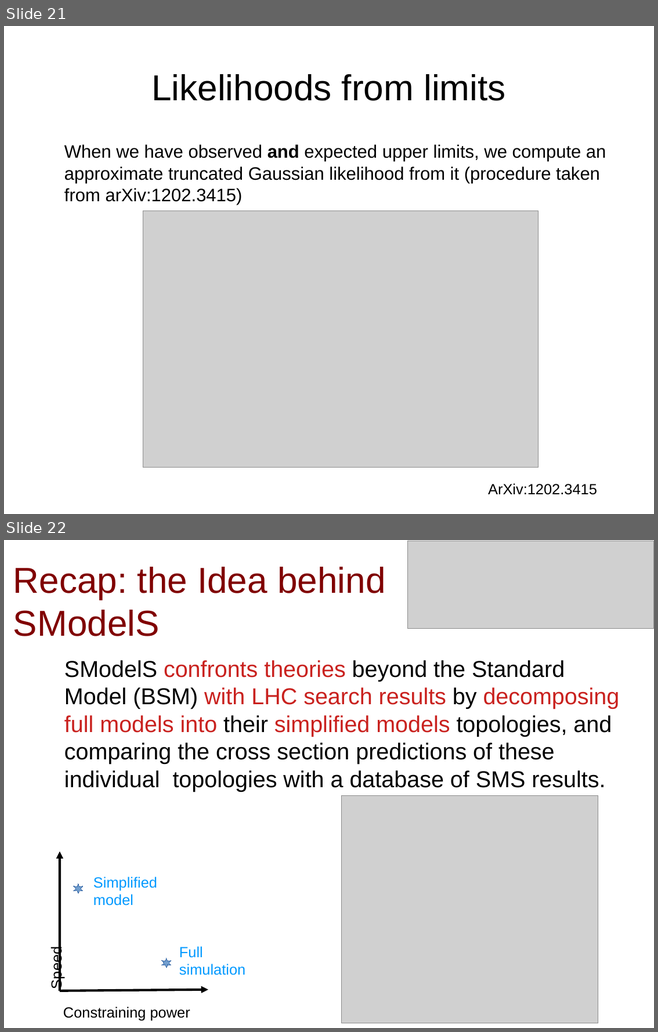
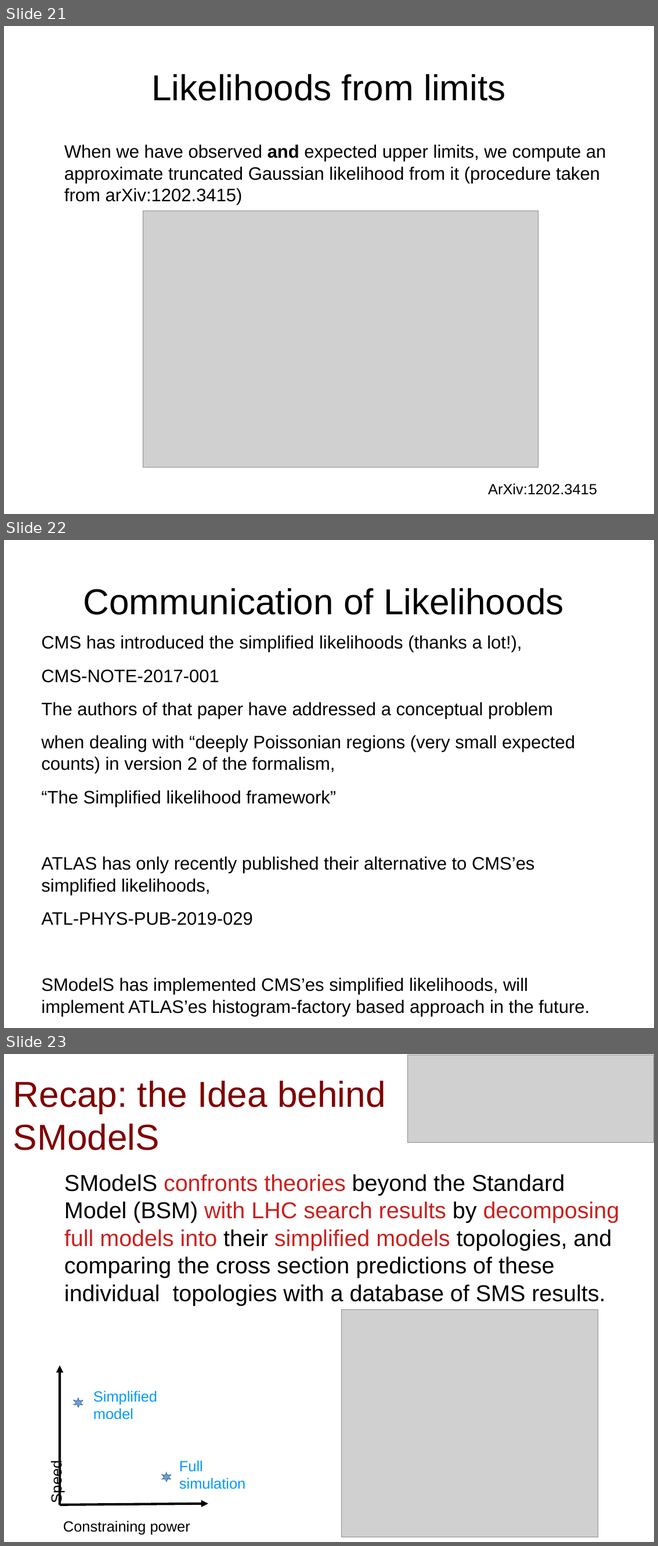
Before and after one commit to SModelS/smodels-utils, a slide deck: combinations/amb.odp. Shown one above the other, each under a label of ours: slides 21 and 22 before the commit, slides 21, 22 and 23 after it. The pictures are 658x1032 and 658x1546 pixels, drawn with LibreOffice and Linux fonts; fonts in the diff are those of the drawing; grey boxes stand for pictures. Boxes give left, top, right and bottom in pixels: in the first picture for what was removed or moved away, otherwise in the second. Text is boxed around its words. In the diff, an @@ line names an element or a change of style, - is before the commit and + after.

Commit message:
added slide about likelihoods

```diff
--- a/combinations/amb.odp
+++ b/combinations/amb.odp
@@ slide 22 added at box(4, 540, 654, 1028), background #FFFFFF @@
@@ title added at box(83, 588, 564, 615), 44 pt, text #000000 @@
+Communication of Likelihoods
@@ text added at box(41, 635, 589, 1016), 22 pt, text #000000 @@
+CMS has introduced the simplified likelihoods (thanks a lot!),
+CMS-NOTE-2017-001
+The authors of that paper have addressed a conceptual problem
+when dealing with “deeply Poissonian regions (very small expected counts) in version 2 of the formalism,
+“The Simplified likelihood framework”
+ATLAS has only recently published their alternative to CMS’es simplified likelihoods,
+ATL-PHYS-PUB-2019-029
+SModelS has implemented CMS’es simplified likelihoods, will implement ATLAS’es histogram-factory based approach in the future.
@@ what was slide 22 is now slide 23 @@
```
Also in this commit, not shown: 2 slides changed.
